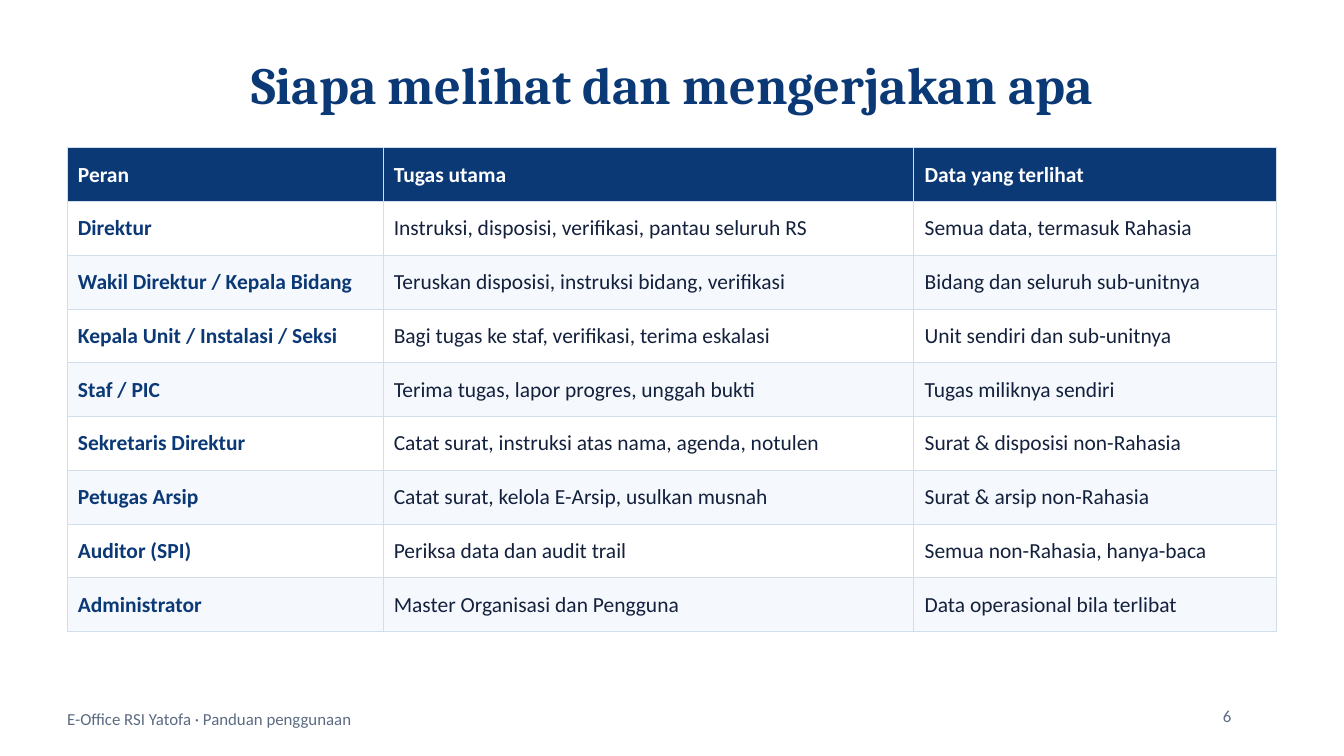
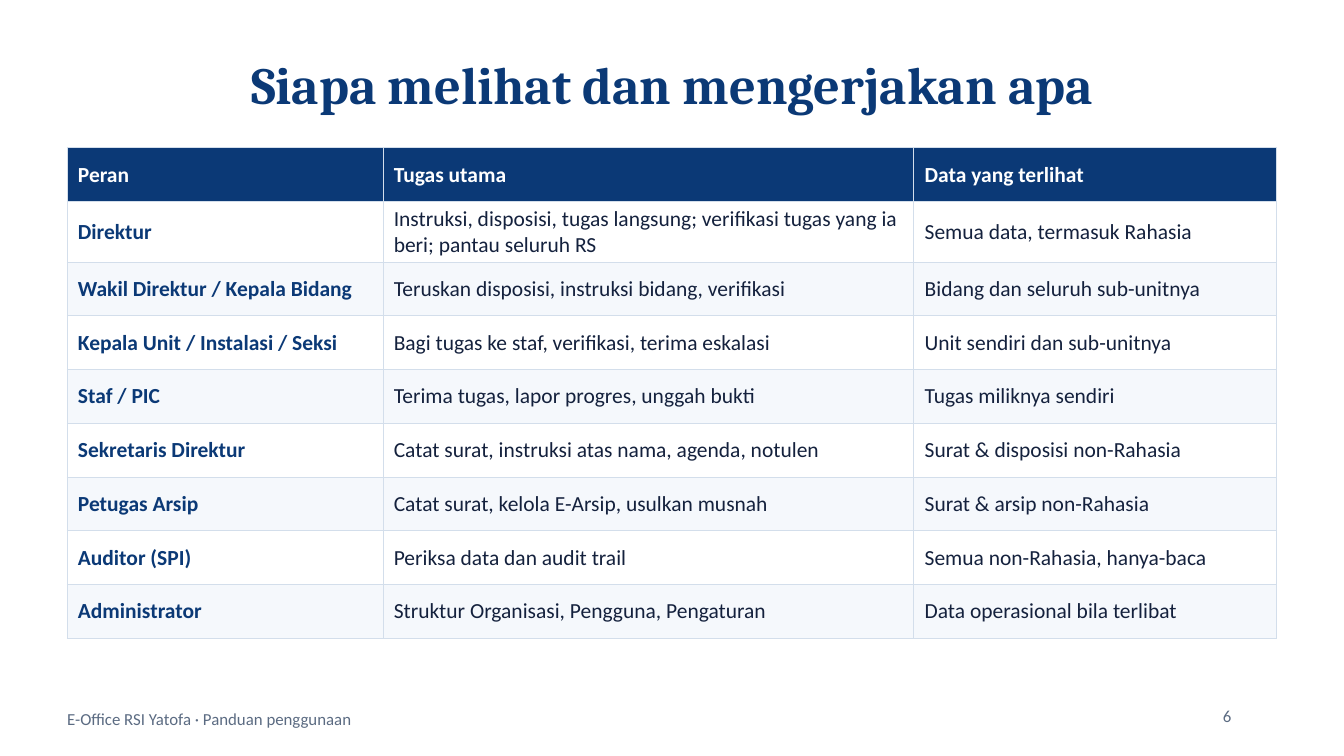
Before and after one commit to krisnapranata/E-Office, a slide deck: slide 6 of Panduan_EOffice_RSI_Yatofa.pptx. Drawn at 1344x756 pixels with LibreOffice and Linux fonts; fonts in the diff are those of the drawing. Boxes give left, top, right and bottom in pixels: in the first picture for what was removed or moved away, otherwise in the second. Text is boxed around its words. In the diff, an @@ line names an element or a change of style, - is before the commit and + after.

```diff
--- a/Panduan_EOffice_RSI_Yatofa.pptx
+++ b/Panduan_EOffice_RSI_Yatofa.pptx
@@ table at bbox=[67, 148, 1277, 626] @@
-row 2, column 2: Instruksi, disposisi, verifikasi, pantau seluruh RS
+row 2, column 2: Instruksi, disposisi, tugas langsung; verifikasi tugas yang ia beri; pantau seluruh RS
-row 9, column 2: Master Organisasi dan Pengguna
+row 9, column 2: Struktur Organisasi, Pengguna, Pengaturan
```
Also in this commit, not shown: 9 other slides changed, 6 slides added, 2 slides removed.
